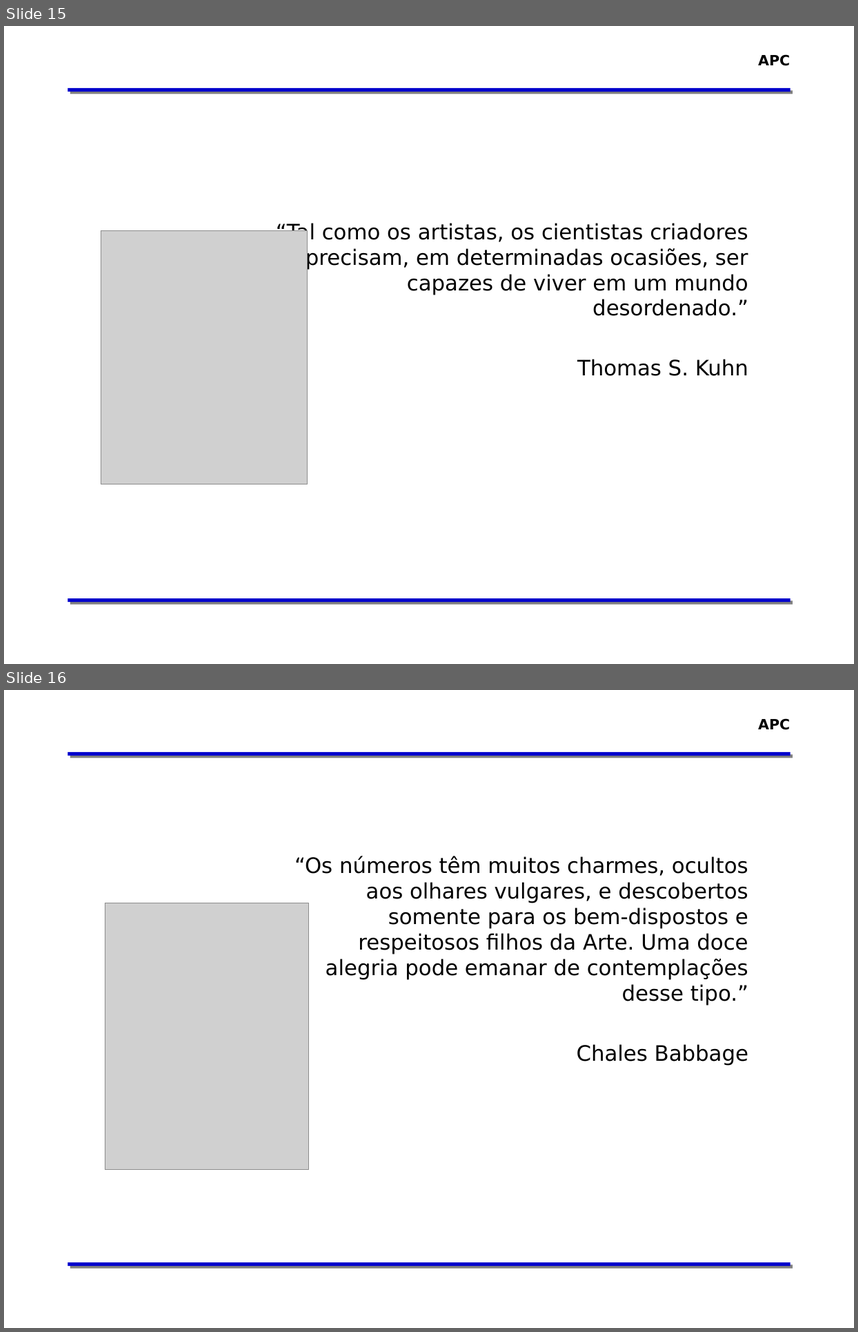
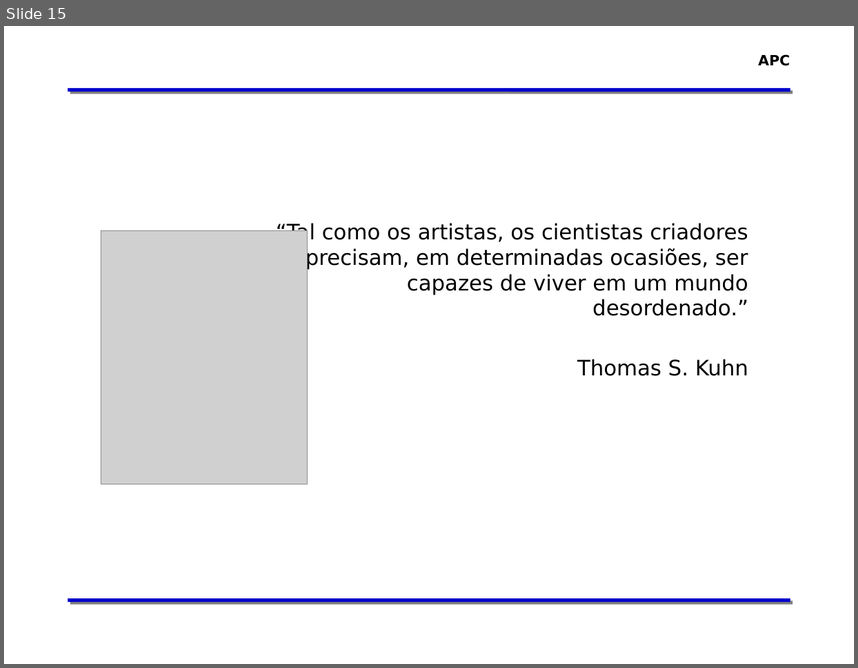
Before and after one commit to zaghetto/Algoritmos, a slide deck: MÓDULOS DE AULA/Módulo 00 - Apresentação da Disciplina_GERAL.pptx. Shown one above the other, each under a label of ours: slides 15 and 16 before the commit, slide 15 after it. The pictures are 858x1332 and 858x668 pixels, drawn with LibreOffice and Linux fonts; fonts in the diff are those of the drawing; grey boxes stand for pictures; background and template pictures are left out. Boxes give left, top, right and bottom in pixels: in the first picture for what was removed or moved away, otherwise in the second. Text is boxed around its words. In the diff, an @@ line names an element or a change of style, - is before the commit and + after.

```diff
--- a/MÓDULOS DE AULA/Módulo 00 - Apresentação da Disciplina_GERAL.pptx
+++ b/MÓDULOS DE AULA/Módulo 00 - Apresentação da Disciplina_GERAL.pptx
@@ slide 16 removed at bbox=[4, 690, 854, 1328], background #FFFFFF; not listed: 3 template elements that a slide beside it also shows @@
@@ text removed at bbox=[294, 856, 749, 1065] @@
-“Os números têm muitos charmes, ocultos aos olhares vulgares, e descobertos somente para os bem-dispostos e respeitosos filhos da Arte. Uma doce alegria pode emanar de contemplações desse tipo.”
-Chales Babbage
@@ picture removed at bbox=[105, 903, 309, 1170] @@
```
Also in this commit, not shown: 13 slides changed, 3 other slides removed.
